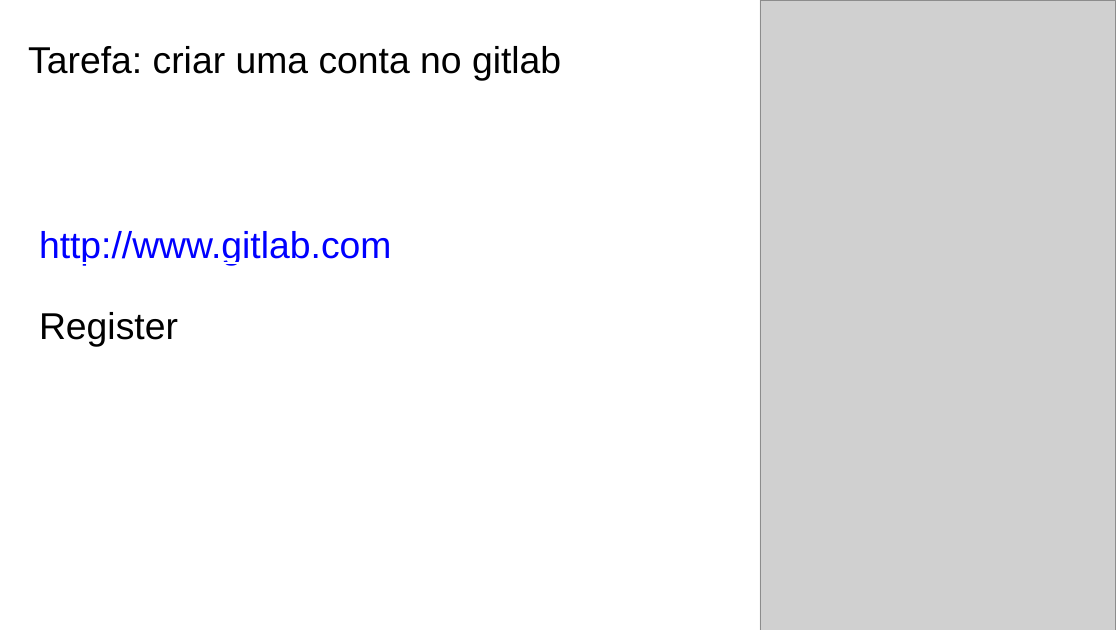
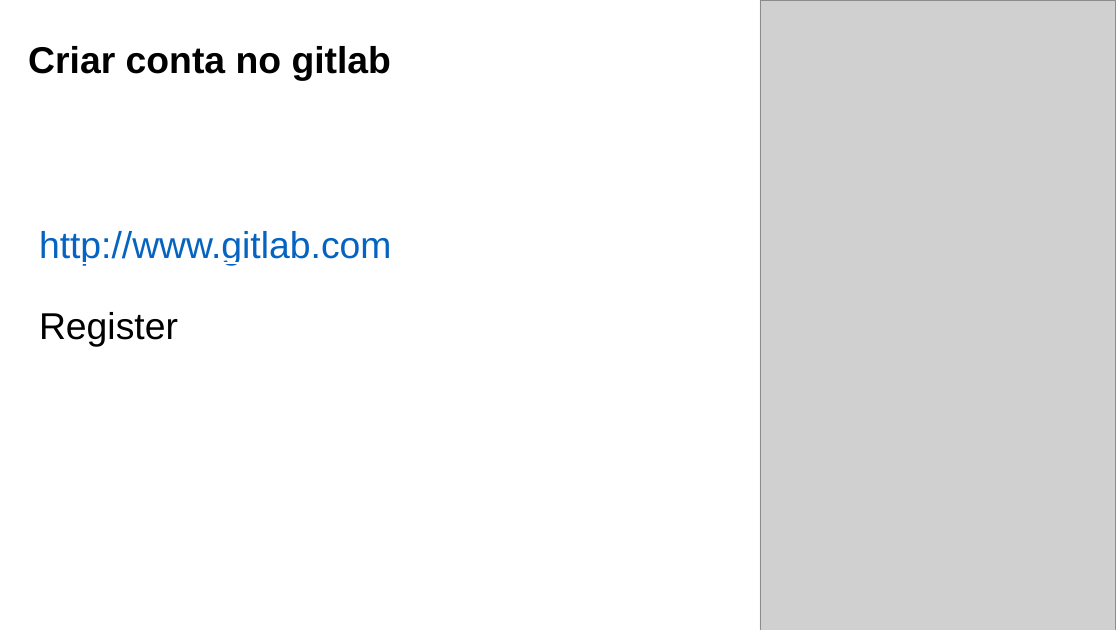
Before and after one commit to yunoguthi/testeCursoGit, a slide deck: slide 10 of git.pptx (slide 9 before the commit). Drawn at 1120x630 pixels with LibreOffice and Linux fonts; fonts in the diff are those of the drawing; grey boxes stand for pictures; background and template pictures are left out. Boxes give left, top, right and bottom in pixels: in the first picture for what was removed or moved away, otherwise in the second. Text is boxed around its words. In the diff, an @@ line names an element or a change of style, - is before the commit and + after.

```diff
--- a/git.pptx
+++ b/git.pptx
@@ text at [28,46,391,81]: text changed; bold on @@
-Tarefa: criar uma conta no gitlab
+Criar conta no gitlab
@@ text at [39,231,392,266]: text colour #0000FF to #0563C1 in "http://www.gitlab.com" @@
```
Also in this commit, not shown: 20 other slides changed, 15 slides added, 1 slide removed, 11 other files.
